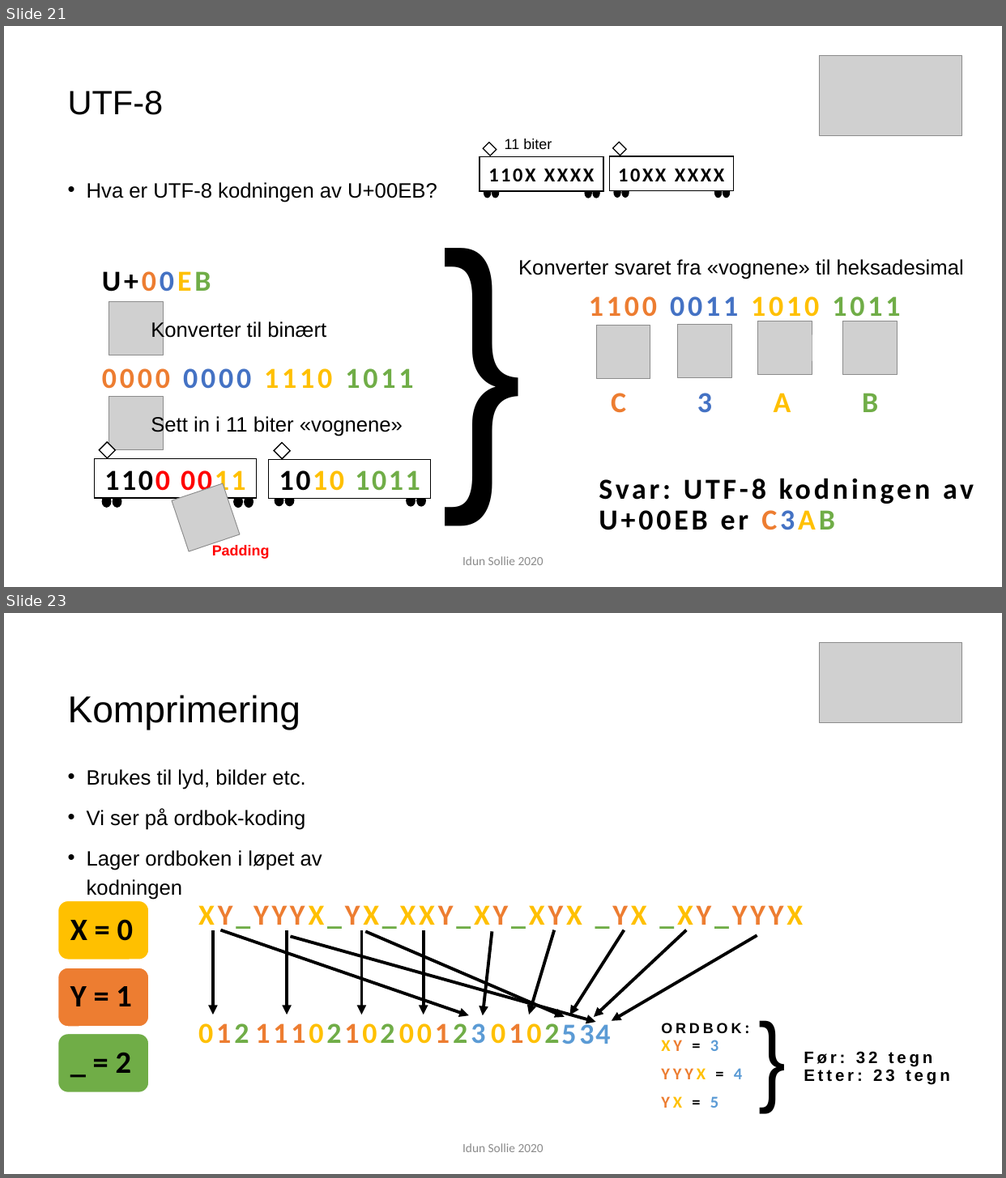
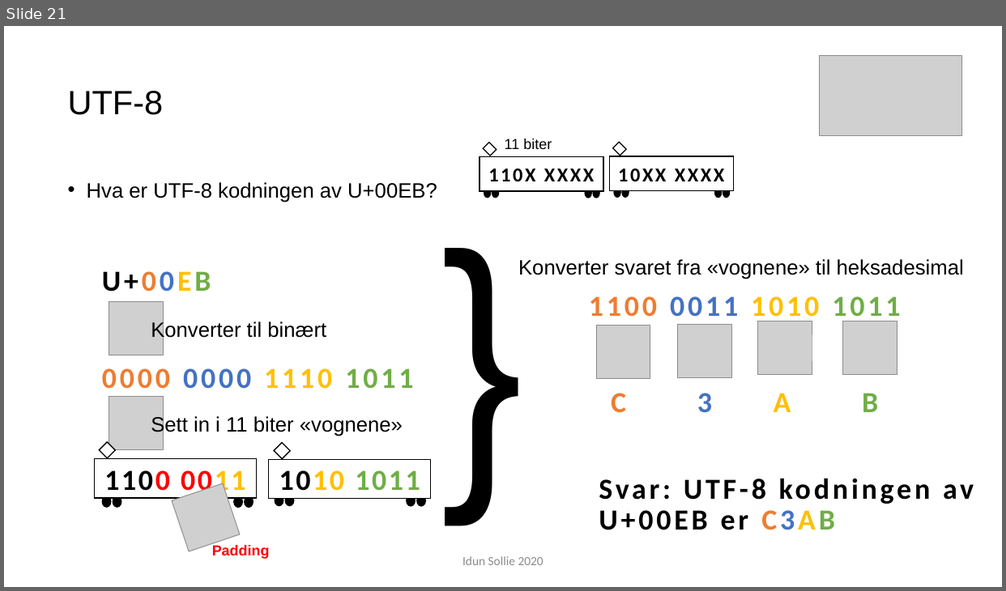
Before and after one commit to idunsollie/TK1104, a slide deck: Repetisjonsforelesning TK.pptx. Shown one above the other, each under a label of ours: slides 21 and 23 before the commit, slide 21 after it; the slides between them are not shown. The pictures are 1006x1178 and 1006x591 pixels, drawn with LibreOffice and Linux fonts; fonts in the diff are those of the drawing; grey boxes stand for pictures. Boxes give left, top, right and bottom in pixels: in the first picture for what was removed or moved away, otherwise in the second. Text is boxed around its words. In the diff, an @@ line names an element or a change of style, - is before the commit and + after.

```diff
--- a/Repetisjonsforelesning TK.pptx
+++ b/Repetisjonsforelesning TK.pptx
@@ slide 23 removed at [4,613,1002,1174], background #FFFFFF @@
@@ picture removed at [820,643,962,723] @@
@@ title removed at [68,695,300,730] @@
-Komprimering
@@ text removed at [87,769,322,900] @@
-• Brukes til lyd, bilder etc.
-• Vi ser på ordbok-koding
-• Lager ordboken i løpet av kodningen
@@ text removed at [198,905,803,932] @@
-XY_YYYX_YX_XXY_XY_XYX _YX _XY_YYYX
@@ arrow removed from (213, 931) to (213, 1015) @@
@@ arrow removed from (220, 931) to (469, 1016) @@
@@ arrow removed from (287, 931) to (287, 1015) @@
@@ arrow removed from (291, 936) to (596, 1023) @@
@@ arrow removed from (362, 931) to (362, 1015) @@
@@ arrow removed from (365, 932) to (565, 1017) @@
@@ arrow removed from (424, 931) to (424, 1015) @@
@@ arrow removed from (492, 932) to (483, 1016) @@
@@ arrow removed from (554, 931) to (529, 1015) @@
@@ arrow removed from (624, 931) to (570, 1015) @@
@@ arrow removed from (687, 931) to (594, 1017) @@
@@ arrow removed from (757, 935) to (612, 1021) @@
@@ text removed at [191,1015,266,1054] @@
-012
@@ text removed at [248,1015,355,1054] @@
-11102
@@ text removed at [337,1015,412,1054] @@
-102
@@ text removed at [392,1015,483,1054] @@
-0012
@@ text removed at [471,1024,485,1043] @@
-3
@@ text removed at [484,1015,574,1054] @@
-0102
@@ text removed at [554,1015,586,1054] @@
-5
@@ text removed at [572,1016,603,1055] @@
-3
@@ text removed at [589,1016,620,1055] @@
-4
@@ text removed at [661,1023,742,1108] @@
-ORDBOK:
-XY = 3
-YYYX = 4
-YX = 5
@@ text removed at [751,1003,839,1174] @@
-}
@@ group removed at [58,901,148,1093]: 3 rounded rectangles, 3 texts @@
-X = 0
-Y = 1
-_ = 2
@@ text removed at [803,1051,950,1085] @@
-Før: 32 tegn
-Etter: 23 tegn
@@ text removed at [462,1144,543,1152] @@
-Idun Sollie 2020
```
Also in this commit, not shown: 1 slide changed, 1 other slide removed, 1 other file.
